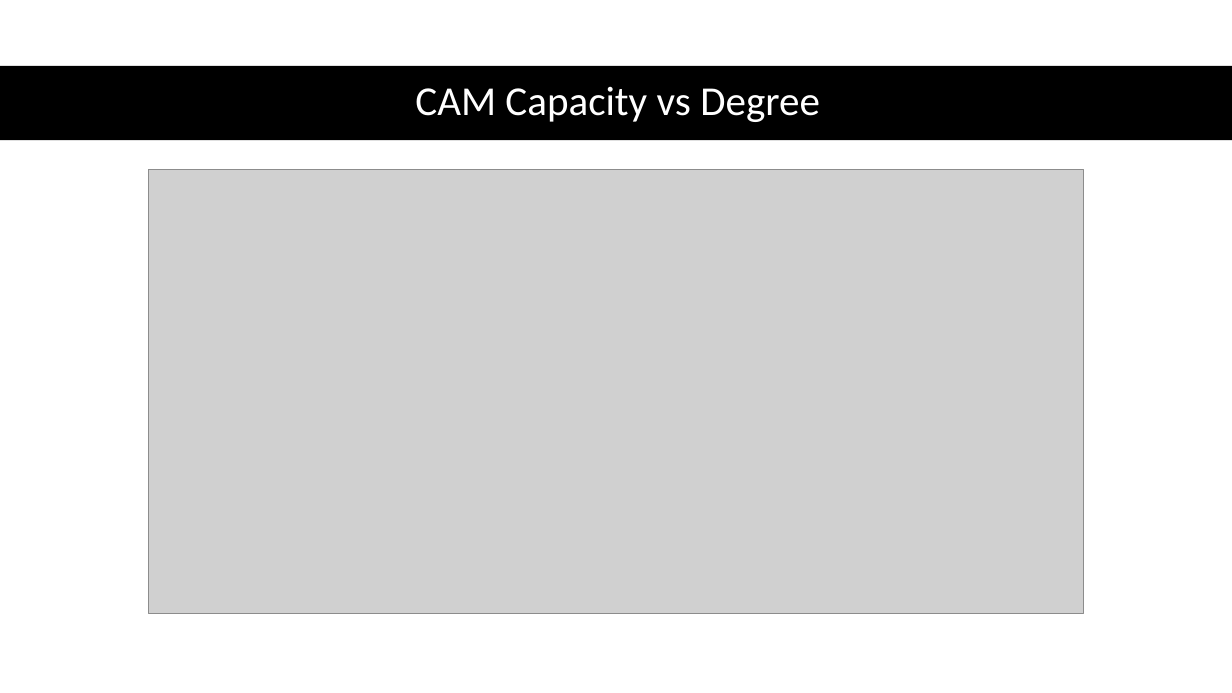
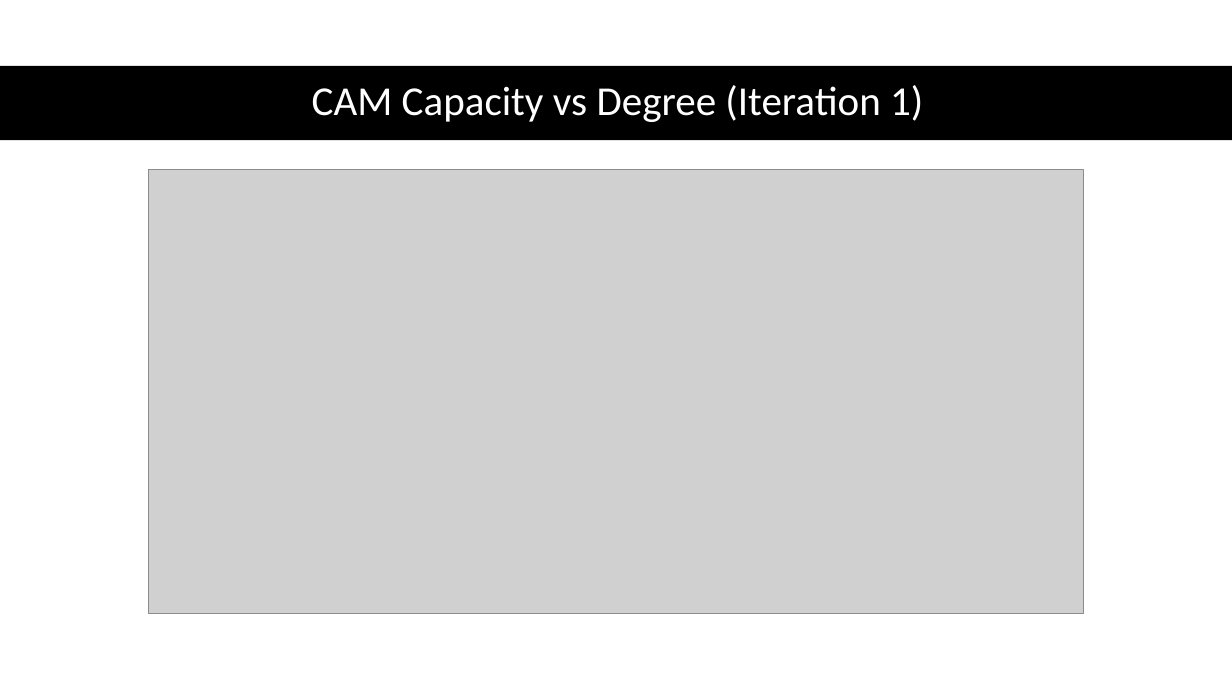
Before and after one commit to jshalf/P38-IUSG-Graphs, a slide deck: slide 5 of Faysal/Weekly_Meeting_210507.pptx. Drawn at 1232x693 pixels with LibreOffice and Linux fonts; fonts in the diff are those of the drawing; grey boxes stand for pictures. Boxes give left, top, right and bottom in pixels: in the first picture for what was removed or moved away, otherwise in the second. Text is boxed around its words. In the diff, an @@ line names an element or a change of style, - is before the commit and + after.

```diff
--- a/Faysal/Weekly_Meeting_210507.pptx
+++ b/Faysal/Weekly_Meeting_210507.pptx
@@ title at [312,85,923,122]: text changed @@
-CAM Capacity vs Degree
+CAM Capacity vs Degree (Iteration 1)
```
Also in this commit, not shown: 5 other slides changed, 2 other files.
